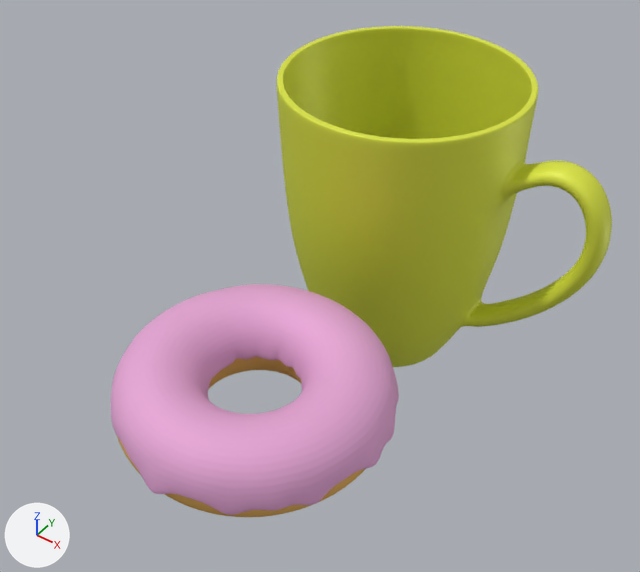
Before and after pictures for a commit that changed the Blender file cup.blend.
One viewpoint serves both versions: a 50 mm lens placed at (9.45, -10.47, 14.42), pointed at (-0.75, 3.5, 0.51). Arrows for +X, +Y and +Z are at lower left; the lights stay in place. The same objects are shown in both versions, whatever each file hides.
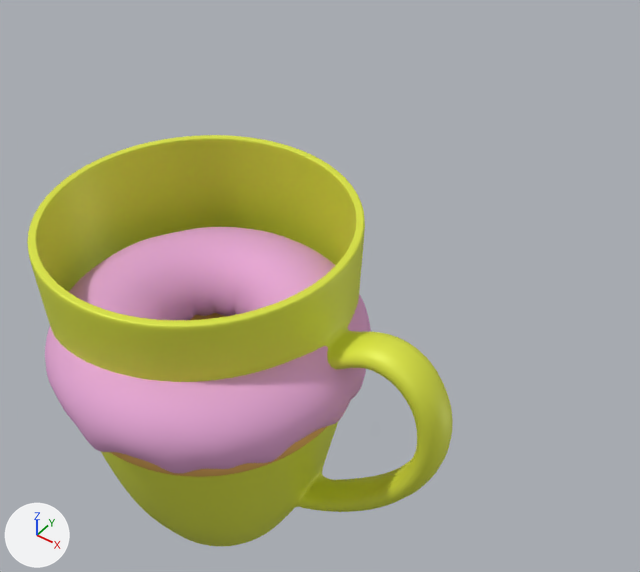
What differs and where, as boxes (x1, y1, x2, y2) in the pictures (640 x 572 px; the box of a moved part takes in the faces that stretch with it):
'Cylinder', moved: before (277, 26, 612, 367); after (27, 135, 453, 546)
'Torus.001', reshaped, moved, modifiers changed (13% wider, 6% taller): before (111, 284, 399, 515); after (45, 227, 371, 473)
'Torus.000', moved: before (117, 357, 365, 517); after (110, 313, 328, 477)
part 1 of me_torus_003, moved or reshaped: before (111, 284, 399, 515); after (45, 227, 371, 473)
part 2 of me_torus_003, moved or reshaped: before (199, 338, 308, 400); after (162, 294, 253, 320)

The change, as a list of edits to the scene's bpy script:
```text
Change me_torus_003:
    used by ob_torus_001; location = (0.0, 0.0, -0.25); scale = (-2.14, -2.14, -2.14)
    remove me_torus_003.from_pydata(...)  # 336 vertices, 288 faces; spans x -1.51..1.47, y -1.46..1.53, z -0.65..0.16
    add me_torus_003.from_pydata(...)  # 336 vertices, 288 faces; spans x -1.47..1.47, y -1.47..1.47, z -0.65..0.16
    me_torus_003 part 1: 96 of 336 vertices moved; they spanned x -1.51..1.47, y -1.46..1.53, z -0.4..0.16 and now span x -1.47..1.47, y -1.47..1.47, z -0.4..0.16; mean shift (0.0, 0.0, 0.0); largest move (-0.76, -1.34, 0.02) -> (-0.71, -1.24, 0.02)
    me_torus_003 part 2: all 48 vertices in x -0.52..0.51, y -0.54..0.51, z -0.2..-0.13 are scaled about their middle by (1.11, 1.11, 1)
Change ob_torus_001:
    ob_torus_001.location: (0.0, 0.0, -0.25) -> (-0.52, -0.69, 1.34)
    where _m = ob_torus_001.modifiers.new('Solidify', 'SOLIDIFY')
    _m.thickness: 0.04 -> 0.153
    where _m = ob_torus_001.modifiers.new('Subsurf', 'SUBSURF')
    _m.levels: 4 -> 2
Change ob_torus_000:
    ob_torus_000.location: (0.0, 0.0, 0.1) -> (-0.52, -0.69, 1.68)
Change ob_cylinder:
    ob_cylinder.location: (-1.21, 7.88, -0.06) -> (-1.21, 0.0, -0.02)
```
